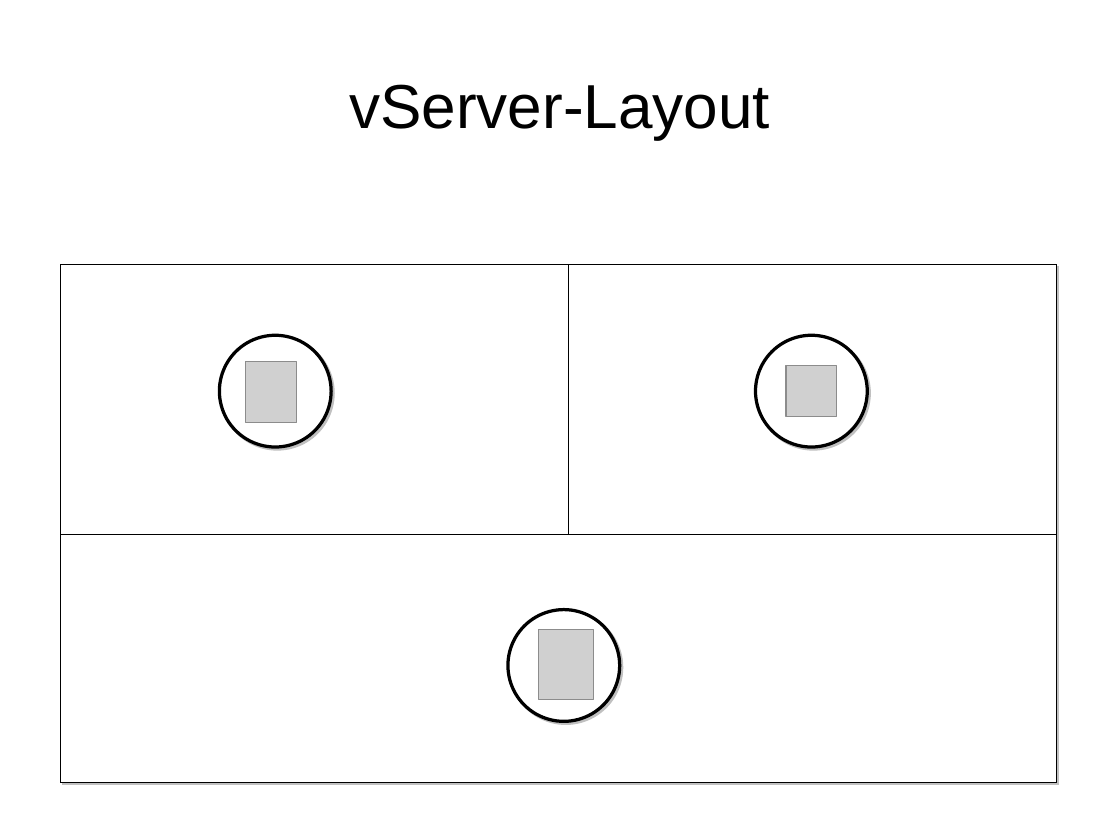
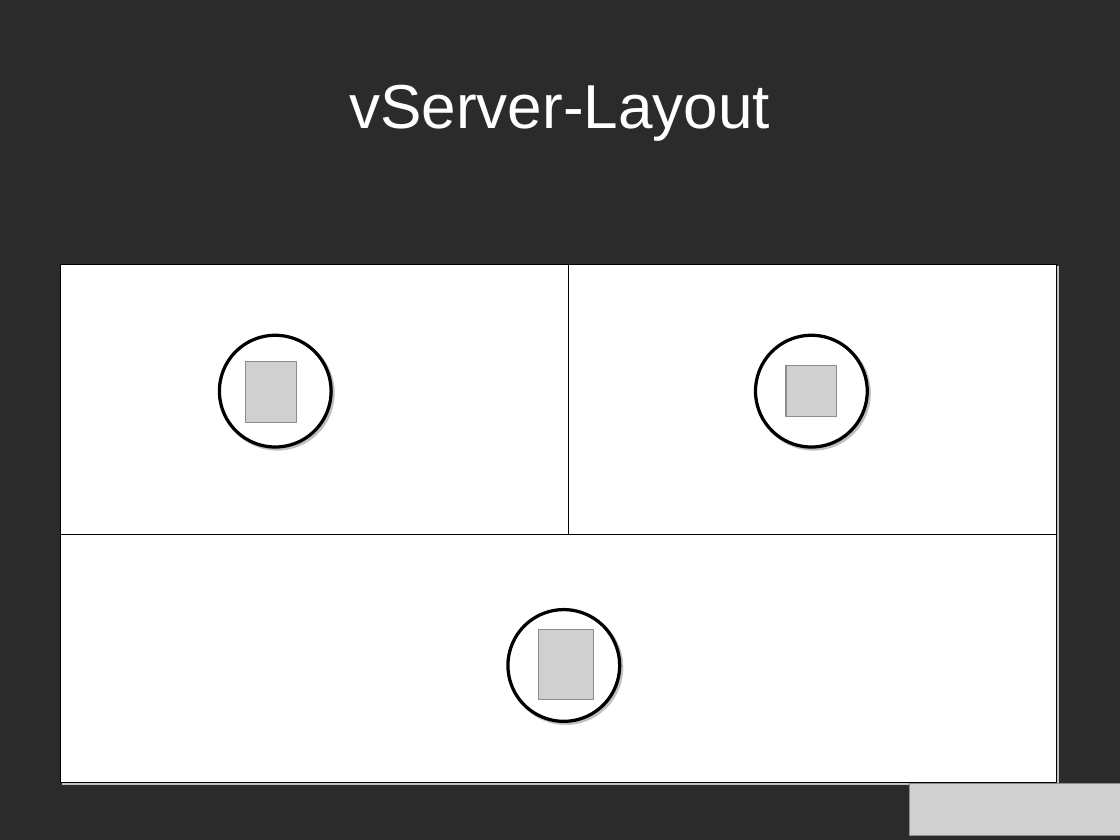
Before and after one commit to Alergeek/Dokumentation, a slide deck: slide 4 of Docs/30_Design/10_Backend/10_Klassendiagramme/hw_plan_proto.odp. Drawn at 1120x840 pixels with LibreOffice and Linux fonts; fonts in the diff are those of the drawing; grey boxes stand for pictures; background and template pictures are left out; a plain dark background stands for a picture behind light text. Boxes give left, top, right and bottom in pixels: in the first picture for what was removed or moved away, otherwise in the second. Text is boxed around its words. In the diff, an @@ line names an element or a change of style, - is before the commit and + after.

```diff
--- a/Docs/30_Design/10_Backend/10_Klassendiagramme/hw_plan_proto.odp
+++ b/Docs/30_Design/10_Backend/10_Klassendiagramme/hw_plan_proto.odp
@@ background #FFFFFF to picture (left out) @@
@@ title "vServer-Layout" at [349,84,770,139]: text colour #000000 to #FFFFFF @@
@@ picture added at [910,784,1120,836] @@
```
Also in this commit, not shown: 3 other slides changed, 1 other file.
